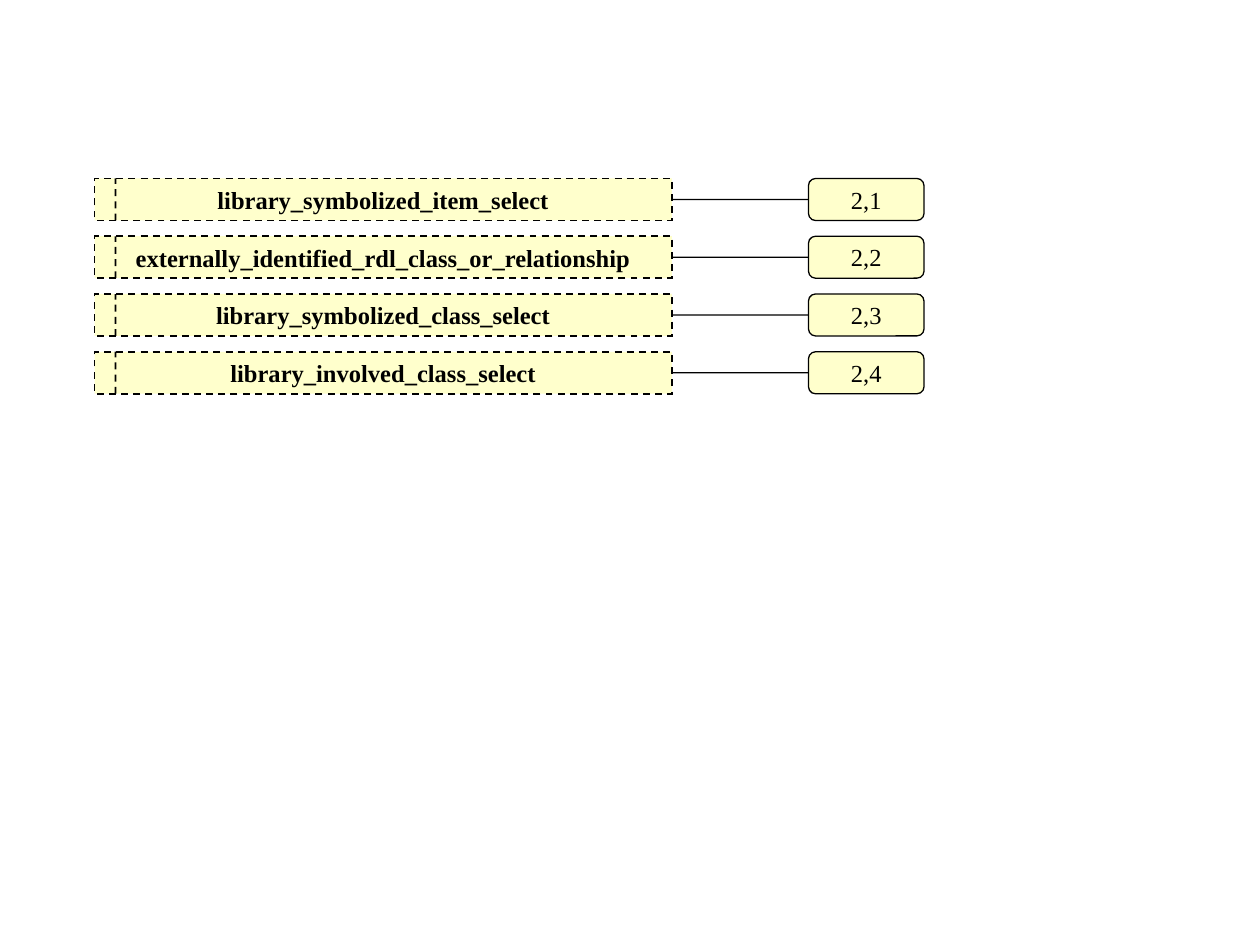
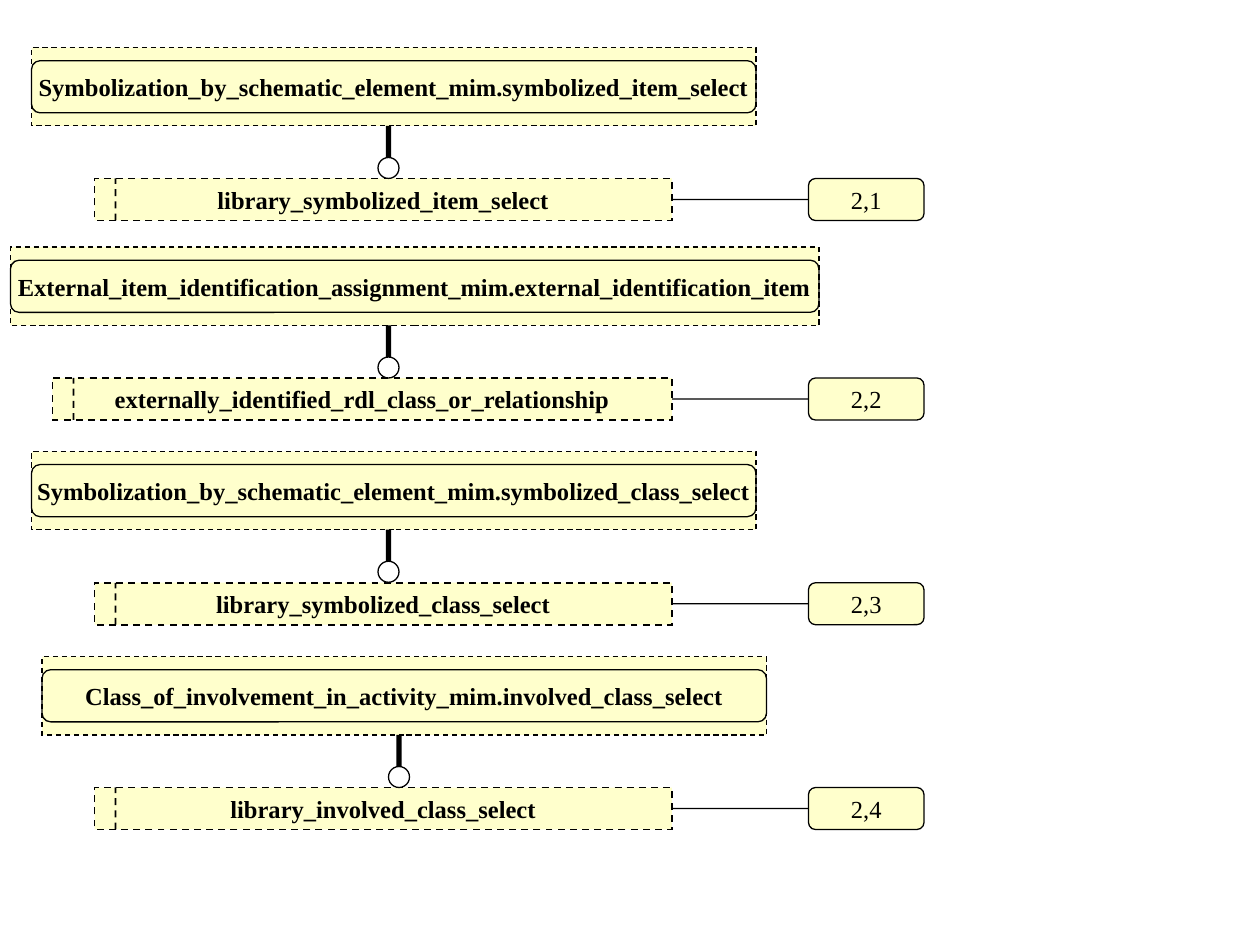
Before and after one commit to starseeker/stepmod_mirror, a slide deck: slide 6 of data/modules/reference_data_library/reference_data_library.ppt. Drawn at 1260x945 pixels with LibreOffice and Linux fonts; fonts in the diff are those of the drawing. Boxes give left, top, right and bottom in pixels: in the first picture for what was removed or moved away, otherwise in the second. Text is boxed around its words. In the diff, an @@ line names an element or a change of style, - is before the commit and + after.

Commit message:
select supertypes

```diff
--- a/data/modules/reference_data_library/reference_data_library.ppt
+++ b/data/modules/reference_data_library/reference_data_library.ppt
@@ rectangle added at (32, 48, 756, 126), fill #FFFFCC, outline #000000 0.74 pt dashed, 14 pt, text #000000, bold @@
+Symbolization_by_schematic_element_mim.symbolized_item_select
@@ rounded rectangle added at (32, 60, 756, 112), outline #000000 0.74 pt @@
@@ line added from (388, 158) to (388, 126), #000000 3 pt @@
@@ ellipse added at (378, 158, 399, 179), fill #FFFFFF, outline #000000 0.74 pt @@
@@ rectangle added at (10, 247, 819, 325), fill #FFFFCC, outline #000000 0.74 pt dashed, 14 pt, text #000000, bold @@
+External_item_identification_assignment_mim.external_identification_item
@@ rounded rectangle added at (10, 261, 819, 312), outline #000000 0.74 pt @@
@@ line added from (388, 357) to (388, 325), #000000 3 pt @@
@@ ellipse added at (378, 357, 399, 378), fill #FFFFFF, outline #000000 0.74 pt @@
@@ rectangle "externally_identified_rdl_class_or_relationship": place and size @@
-rectangle "externally_identified_rdl_class_or_relationship" at (94, 237, 672, 278)
+rectangle "externally_identified_rdl_class_or_relationship" at (53, 378, 673, 420)
@@ line moved from (116, 393) - (116, 352) to (73, 420) - (73, 378) @@
@@ rounded rectangle "2,2": place and size @@
-rounded rectangle "2,2" at (809, 237, 925, 278)
+rounded rectangle "2,2" at (809, 378, 925, 420)
@@ line moved from (672, 373) - (809, 373) to (672, 399) - (809, 399) @@
@@ rectangle added at (32, 451, 756, 529), fill #FFFFCC, outline #000000 0.74 pt dashed, 14 pt, text #000000, bold @@
+Symbolization_by_schematic_element_mim.symbolized_class_select
@@ rounded rectangle added at (32, 465, 756, 517), outline #000000 0.74 pt @@
@@ line added from (388, 561) to (388, 529), #000000 3 pt @@
@@ ellipse added at (378, 561, 399, 582), fill #FFFFFF, outline #000000 0.74 pt @@
@@ line moved from (116, 278) - (116, 237) to (116, 625) - (116, 583) @@
@@ 1 rectangle, 1 rounded rectangle, 1 line: place and size @@
-1 rectangle, 1 rounded rectangle, 1 line at (94, 294, 925, 335)
+1 rectangle, 1 rounded rectangle, 1 line at (94, 583, 925, 625)
@@ rectangle added at (42, 656, 766, 735), fill #FFFFCC, outline #000000 0.74 pt dashed, 14 pt, text #000000, bold @@
+Class_of_involvement_in_activity_mim.involved_class_select
@@ rounded rectangle added at (42, 670, 766, 722), outline #000000 0.74 pt @@
@@ line added from (399, 766) to (399, 735), #000000 3 pt @@
@@ ellipse added at (388, 766, 410, 788), fill #FFFFFF, outline #000000 0.74 pt @@
@@ rectangle "library_involved_class_select": place and size @@
-rectangle "library_involved_class_select" at (94, 352, 672, 393)
+rectangle "library_involved_class_select" at (94, 788, 672, 829)
@@ line moved from (116, 336) - (116, 294) to (116, 829) - (116, 788) @@
@@ line moved from (672, 257) - (809, 257) to (672, 809) - (809, 809) @@
@@ rounded rectangle "2,4": place and size @@
-rounded rectangle "2,4" at (809, 352, 925, 393)
+rounded rectangle "2,4" at (809, 788, 925, 829)
```
Also in this commit, not shown: 1 other slide changed, 5 other files.
